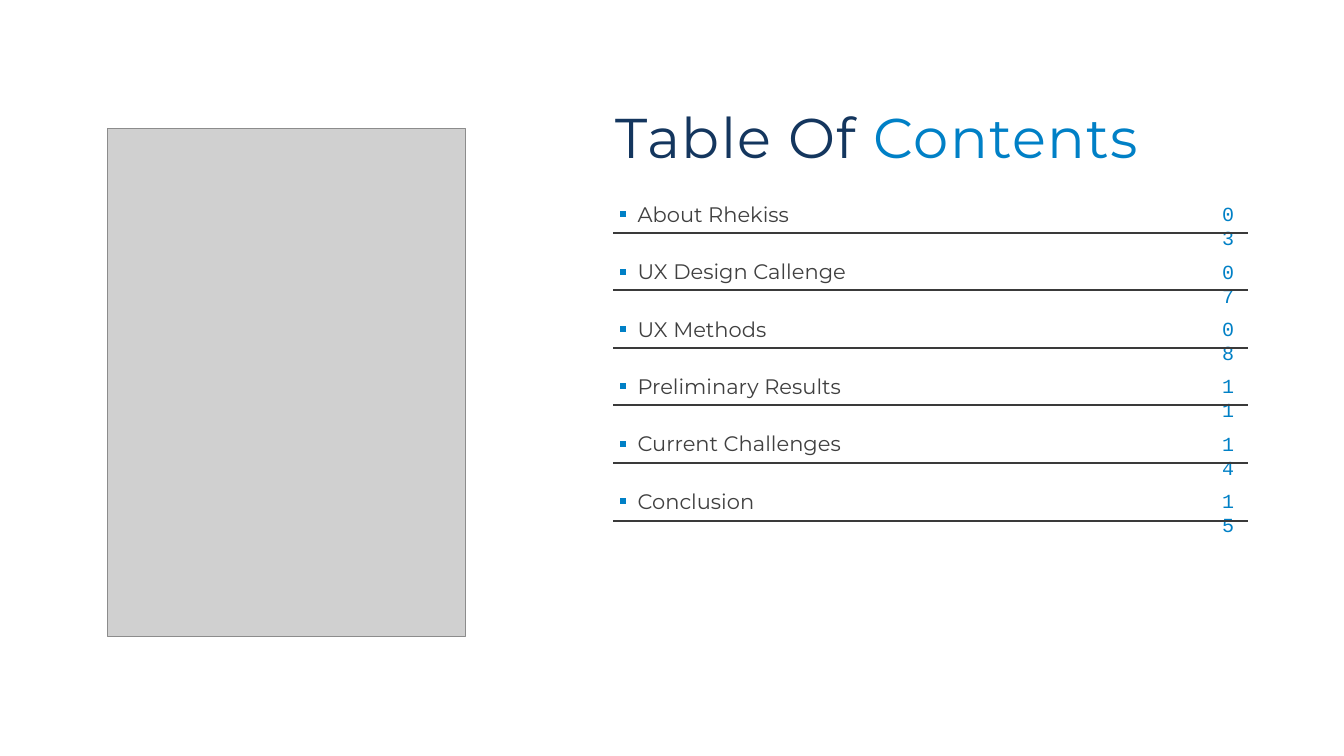
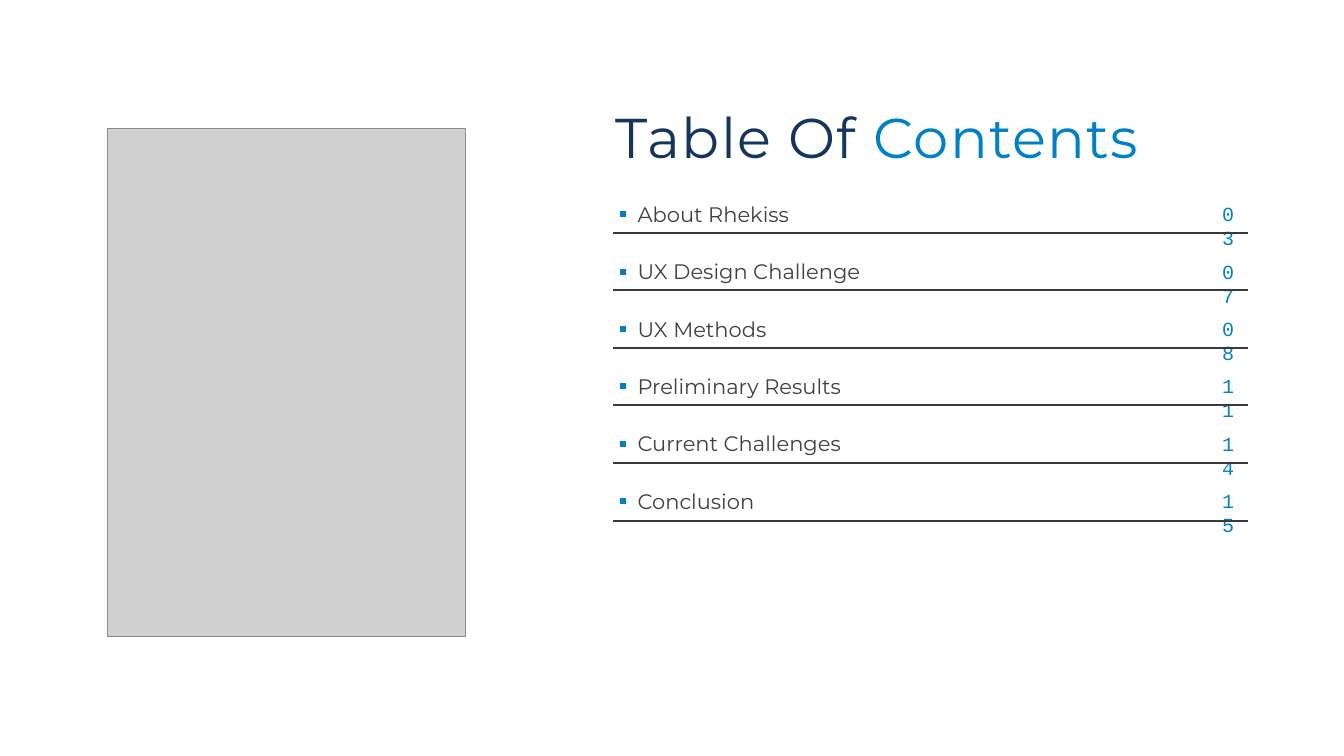
Before and after one commit to SilenZcience/ScientificWork, a slide deck: slide 2 of Presentations/UXDesign/UXDesign-Interim.pptx. Drawn at 1344x756 pixels with LibreOffice and Linux fonts; fonts in the diff are those of the drawing; grey boxes stand for pictures. Boxes give left, top, right and bottom in pixels: in the first picture for what was removed or moved away, otherwise in the second. Text is boxed around its words. In the diff, an @@ line names an element or a change of style, - is before the commit and + after.

```diff
--- a/Presentations/UXDesign/UXDesign-Interim.pptx
+++ b/Presentations/UXDesign/UXDesign-Interim.pptx
@@ text at (638, 263, 860, 283): text changed @@
-UX Design Callenge
+UX Design Challenge
```
Also in this commit, not shown: 1 other slide changed, 1 other file.
